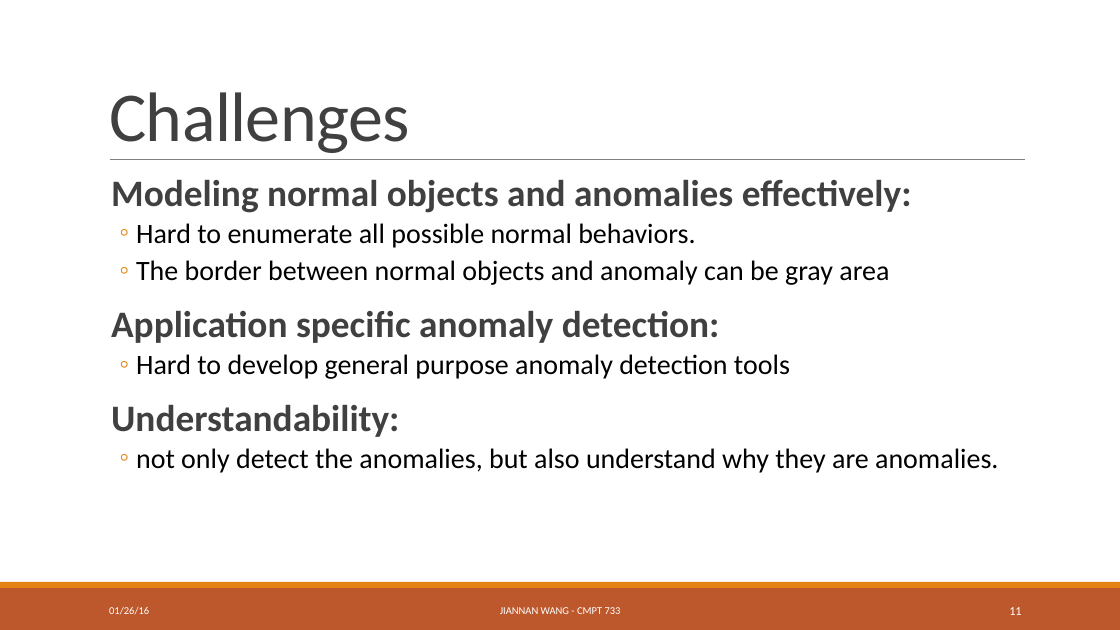
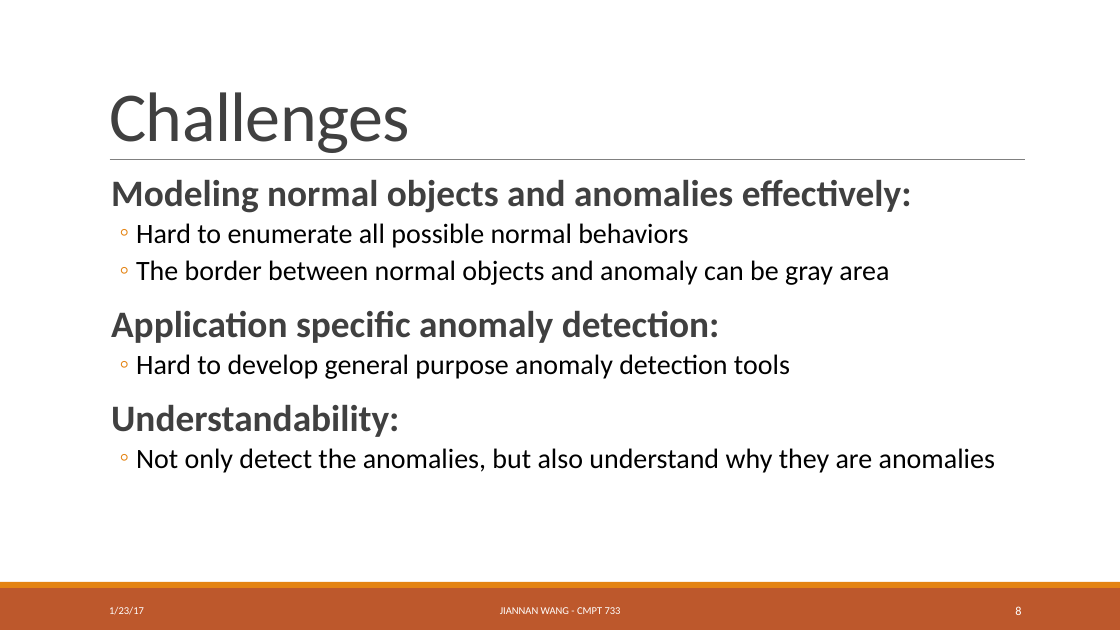
Before and after one commit to ZhensongQian/cmpt733, a slide deck: slide 8 of Lectures/Lec3/lec3.pptx (slide 11 before the commit). Drawn at 1120x630 pixels with LibreOffice and Linux fonts; fonts in the diff are those of the drawing. Boxes give left, top, right and bottom in pixels: in the first picture for what was removed or moved away, otherwise in the second. Text is boxed around its words. In the diff, an @@ line names an element or a change of style, - is before the commit and + after.

```diff
--- a/Lectures/Lec3/lec3.pptx
+++ b/Lectures/Lec3/lec3.pptx
@@ text at (136,223,688,248): text changed @@
-  ◦ Hard to enumerate all possible normal behaviors.
+  ◦ Hard to enumerate all possible normal behaviors
@@ text at (136,448,995,473): text changed @@
-  ◦ not only detect the anomalies, but also understand why they are anomalies.
+  ◦ Not only detect the anomalies, but also understand why they are anomalies
@@ text at (109,607,144,615): text changed @@
-01/26/16
+1/23/17
@@ page number at (1015,606,1021,615): text changed @@
-11
+8
```
Also in this commit, not shown: 28 other slides changed, 3 slides removed, 2 other files.
